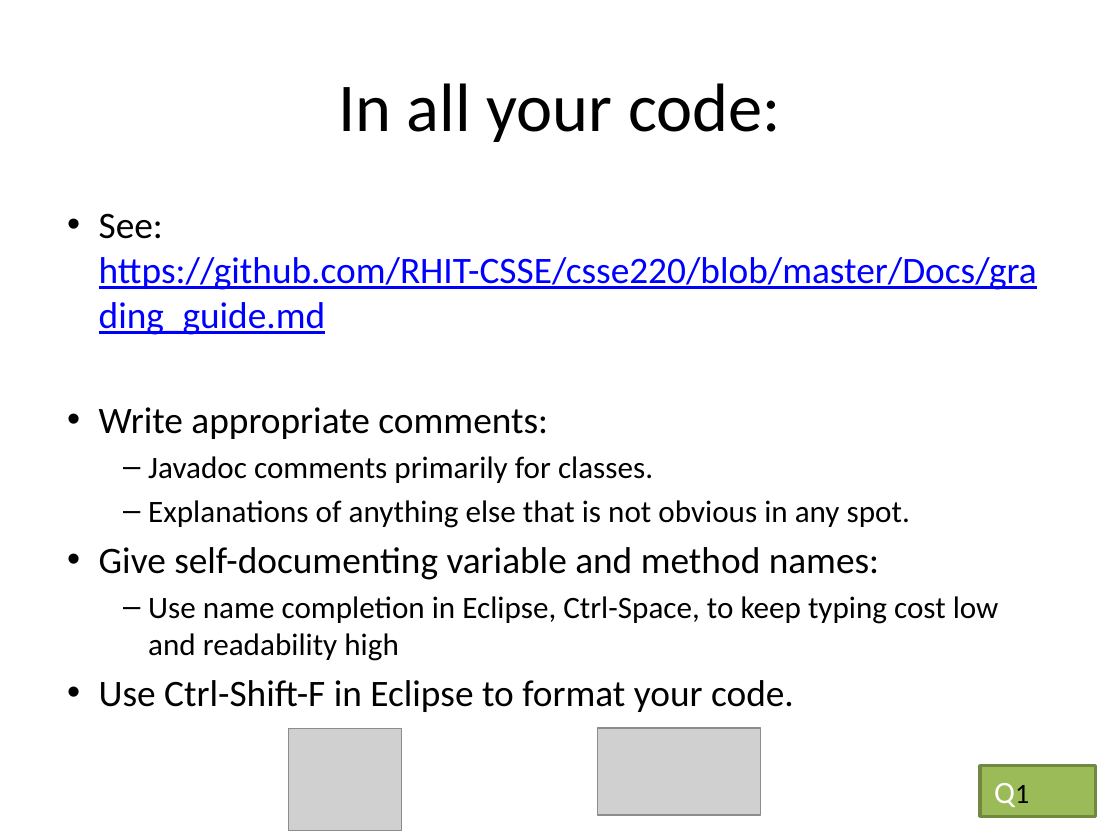
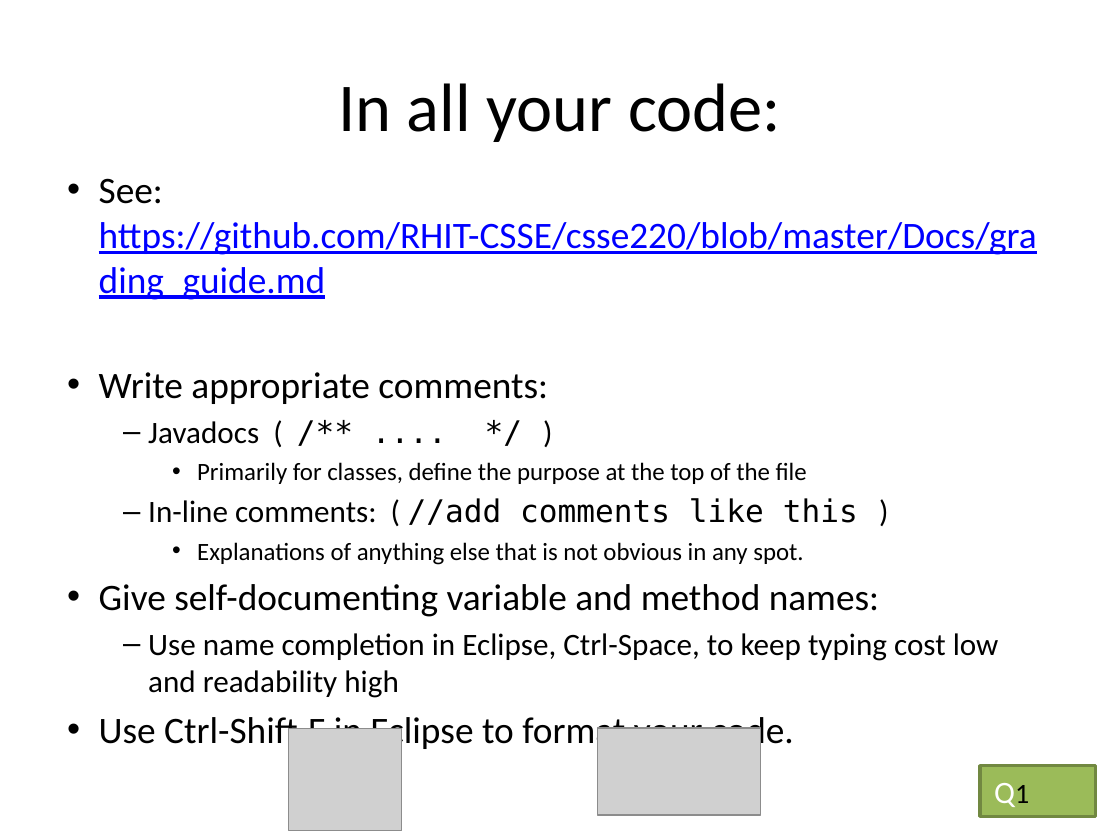
Before and after one commit to RHIT-CSSE/csse220, a slide deck: slide 6 of ClassMaterials/ObjectIntroAndMisc/Slides/Part1-DocumentingCode.pptx. Drawn at 1120x840 pixels with LibreOffice and Linux fonts; fonts in the diff are those of the drawing; grey boxes stand for pictures. Boxes give left, top, right and bottom in pixels: in the first picture for what was removed or moved away, otherwise in the second. Text is boxed around its words. In the diff, an @@ line names an element or a change of style, - is before the commit and + after.

```diff
--- a/ClassMaterials/ObjectIntroAndMisc/Slides/Part1-DocumentingCode.pptx
+++ b/ClassMaterials/ObjectIntroAndMisc/Slides/Part1-DocumentingCode.pptx
@@ text "See: https://github.com/RHIT-CSSE/csse220/blob/master/Docs/g ...": place and size @@
-text "See: https://github.com/RHIT-CSSE/csse220/blob/master/Docs/g ..." at <box>99,213,1037,712</box>
+text "See: https://github.com/RHIT-CSSE/csse220/blob/master/Docs/g ..." at <box>99,178,1037,753</box>
@@ text at <box>148,421,858,525</box>: text changed @@
-  – Javadoc comments primarily for classes.
+  – Javadocs ( /** .... */ )
+    • Primarily for classes, define the purpose at the top of the file
+  – In-line comments: ( //add comments like this )
@@ text at <box>197,542,803,565</box>: size 20 to 16 pt in "Explanations of anything else that is not ..."; bullet – to •; list level 2 to 3 in "Explanations of anything else that ..." @@
```
